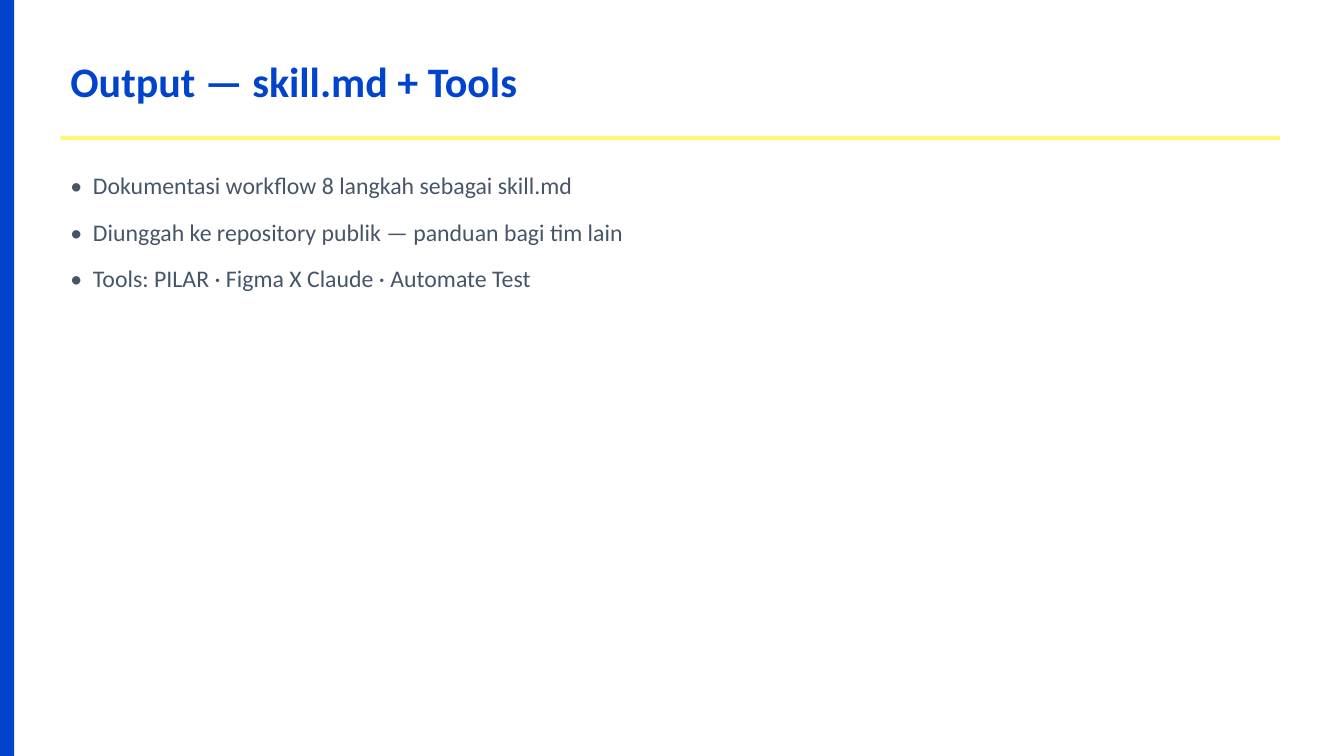
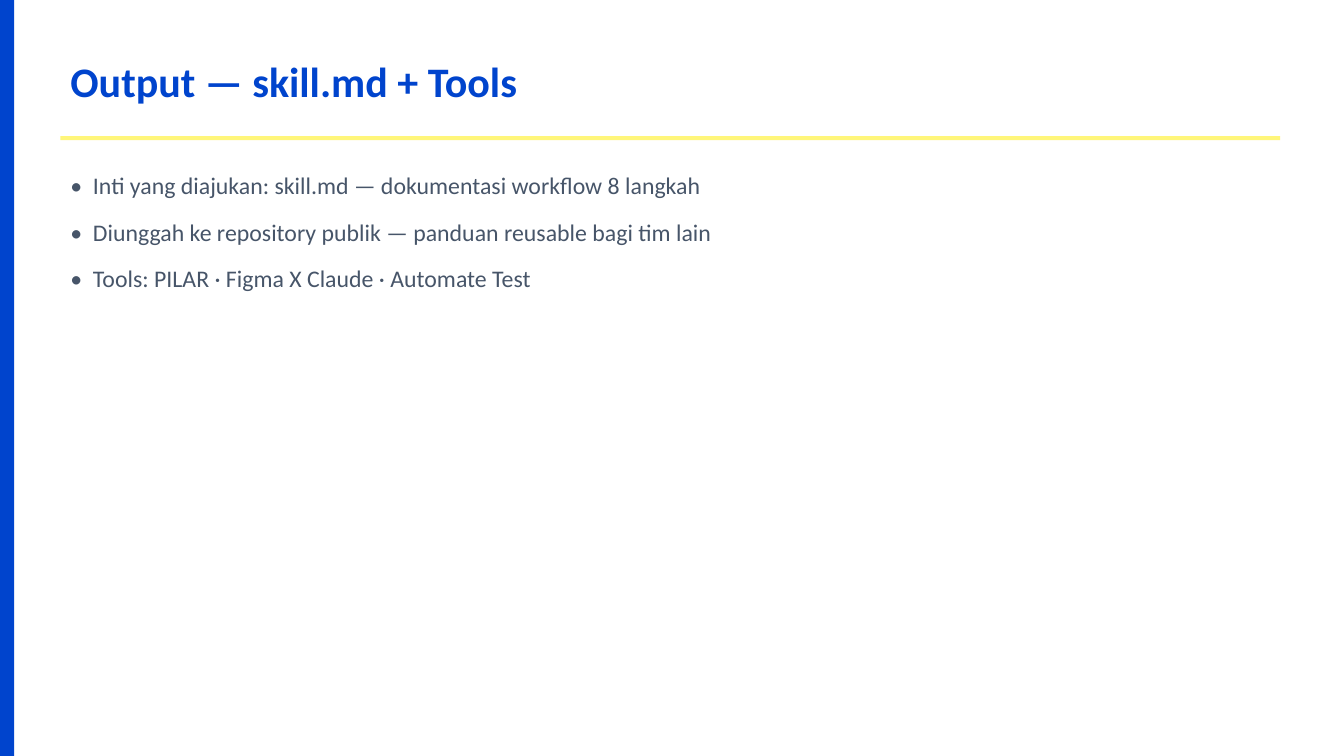
Before and after one commit to dhenta312/hackathon-appraisal, a slide deck: slide 9 of Presentasi-Penilaian-Kinerja.pptx. Drawn at 1344x756 pixels with LibreOffice and Linux fonts; fonts in the diff are those of the drawing. Boxes give left, top, right and bottom in pixels: in the first picture for what was removed or moved away, otherwise in the second. Text is boxed around its words. In the diff, an @@ line names an element or a change of style, - is before the commit and + after.

```diff
--- a/Presentasi-Penilaian-Kinerja.pptx
+++ b/Presentasi-Penilaian-Kinerja.pptx
@@ text at (93, 177, 711, 245): text changed @@
-• Dokumentasi workflow 8 langkah sebagai skill.md
-• Diunggah ke repository publik — panduan bagi tim lain
+• Inti yang diajukan: skill.md — dokumentasi workflow 8 langkah
+• Diunggah ke repository publik — panduan reusable bagi tim lain
```
Also in this commit, not shown: 1 other slide changed, 1 other file.
